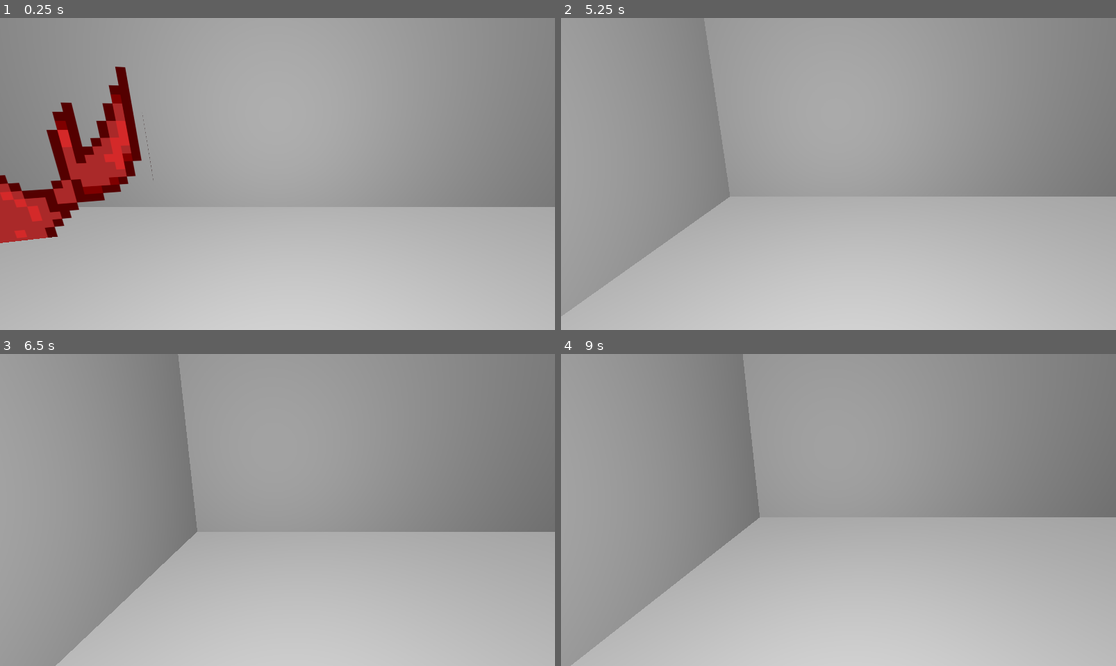
Above: before the commit, frames 1-4 (two rows, left to right).
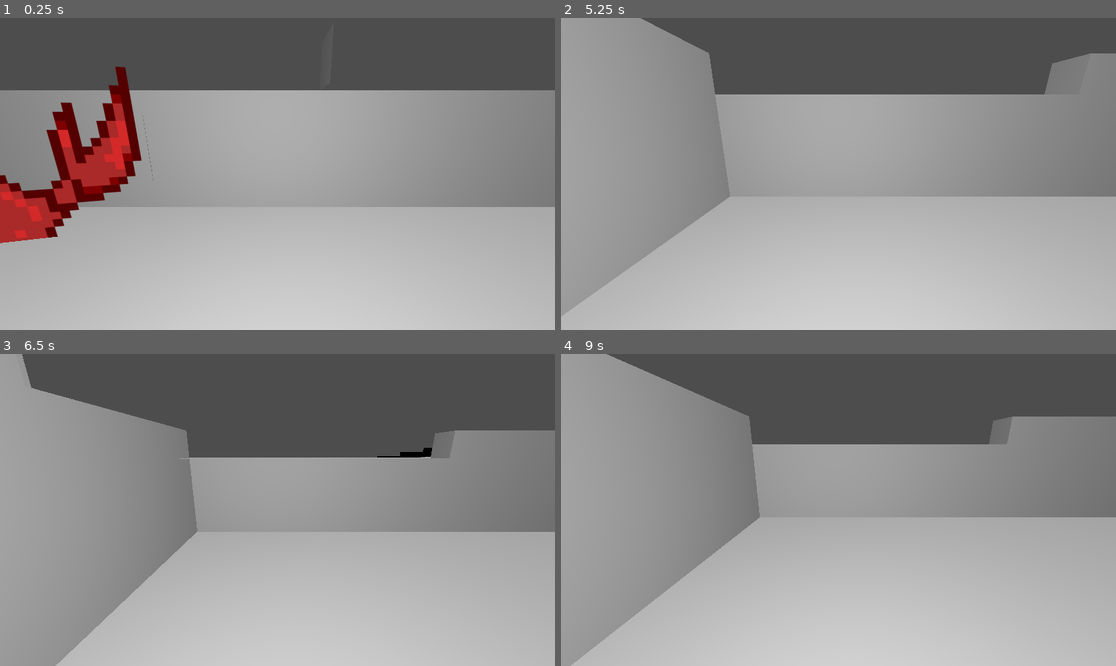
Above: after the commit, the same moments.

Repository: murumart/gd-blockgame
Game: Godot game, scene res://world/world.tscn
Same seed, same stepped clock (60 frames per second), same inputs: the game is played once before the commit and once after it.
Inputs (mouse positions are in pixels of both pictures, inside the frame that each line leads up to):
- Up to frame 1 (0.25 s): no input
- Up to frame 2 (5.25 s): tap Enter at 0.5, 3.5 s; move the mouse to (960, 158) at 0.52 s; hold D 0.53-1.25 s; tap Q at 0.6 s; click (960, 158) at 0.67 s; drag from (727, 189) to (810, 236) at 1.27 s; tap Space at 2, 5 s; move the mouse to (894, 105) at 2.02 s; hold D 2.03-2.75 s; tap Shift at 2.1 s; drag from (810, 236) to (672, 127) at 2.77 s; move the mouse to (1005, 220) at 3.52 s; hold A 3.53-4.25 s; tap Z at 3.6 s; drag from (672, 127) to (755, 96) at 4.27 s; move the mouse to (866, 174) at 5.02 s; hold S from 5.03 s (still down); tap E at 5.1 s; click (866, 174) at 5.17 s
- Up to frame 3 (6.5 s): release S at 5.75 s; drag from (194, 432) to (166, 525) at 5.77 s
- Up to frame 4 (9 s): tap Enter at 6.5 s; move the mouse to (960, 494) at 6.52 s; hold W 6.53-7.25 s; tap Alt at 6.6 s; drag from (727, 525) to (810, 572) at 7.27 s; tap Space at 8 s; move the mouse to (894, 441) at 8.02 s; hold S 8.03-8.75 s; tap Q at 8.1 s; drag from (810, 572) to (672, 463) at 8.77 s

The runs differ from the first frame. In frame 1, 23% of the frame differs, in the area x 0-100%, y 0-24%; in frame 2, 17%; in frame 3, 25%, in the area x 4-100%, y 0-34%; in frame 4, 20%.

Commit message:
cleanup rids

Diff:
--- a/world/chunks.gd
+++ b/world/chunks.gd
@@ -2,7 +2,7 @@
 
 signal chunk_created(pos: Vector3i)
 
-const C_CHUNK_SIZE := Vector3i(32, 32, 32)
+const C_CHUNK_SIZE := Vector3i(16, 16, 16)
 const C_BLOCKS_PER_CHUNK := C_CHUNK_SIZE.x * C_CHUNK_SIZE.y * C_CHUNK_SIZE.z
 
 static var CHUNK_SIZE := C_CHUNK_SIZE
--- a/world/rendering/chunk_renderer.gd
+++ b/world/rendering/chunk_renderer.gd
@@ -15,6 +15,11 @@
 	scenario = world.get_world_3d().scenario
 
 	world.chunks.chunk_created.connect(_create_chunk_render)
+
+
+func cleanup() -> void:
+	meshes.values().map(func(a: RID) -> void: rs.free_rid(a))
+	instances.values().map(func(a: RID) -> void: rs.free_rid(a))
 
 
 static var axes := [
@@ -29,9 +34,8 @@
 	assert(is_instance_valid(world))
 	assert(pos not in meshes)
 	assert(pos not in instances)
-	var start := Time.get_ticks_msec()
+	var start := Time.get_ticks_usec()
 	#print("ChunkRenderer::_create_chunk_render : creating chunk render at ", pos)
-	var cs := Chunks.CHUNK_SIZE
 
 	var instance := rs.instance_create()
 	rs.instance_set_scenario(instance, scenario)
@@ -71,7 +75,7 @@
 			vpos[ayaxis] = ay
 			vpos[vecaxis] = axisadd
 			var line: int = adjdata[axis[0]][ax + ay * axis[1].x]
-			while line > 0:
+			while line:
 				if line & 1:
 					vxix = fun.call(vpos.x, vpos.y, vpos.z, vx, ix, ns, vxix)
 				line = line >> 1
@@ -79,7 +83,7 @@
 	if vx.size() == 0:
 		return
 	rs.mesh_add_surface_from_arrays(mesh, rs.PRIMITIVE_TRIANGLES, ia)
-	print("ChunkRenderer::_create_chunk_render : chunk meshing took ", Time.get_ticks_msec() - start, " ms")
+	print("ChunkRenderer::_create_chunk_render : chunk meshing took ", Time.get_ticks_usec() - start, " us")
 
 
 static func _append_face_z_pos(
--- a/world/world.gd
+++ b/world/world.gd
@@ -15,6 +15,10 @@
 		chunks.create_chunk(Vector3i(x, y, z))
 
 
+func _exit_tree() -> void:
+	chunk_renderer.cleanup()
+
+
 var _tick_delay := 0.0
 func _process(delta: float) -> void:
 	_tick_delay += delta
